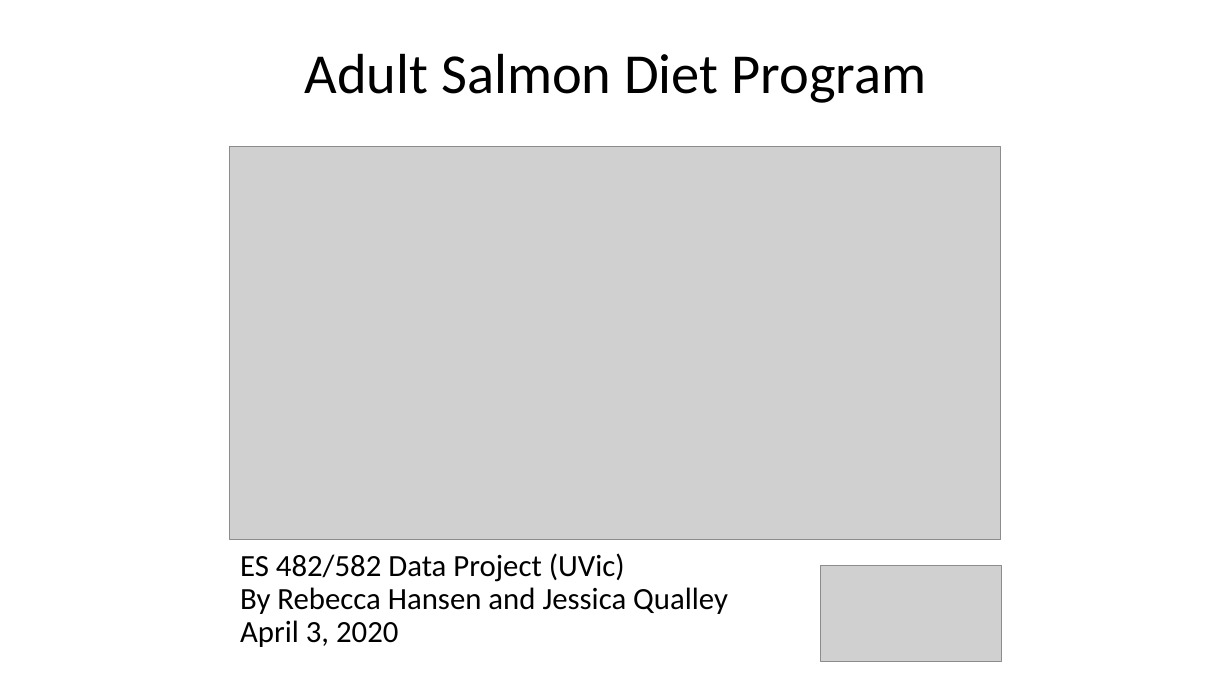
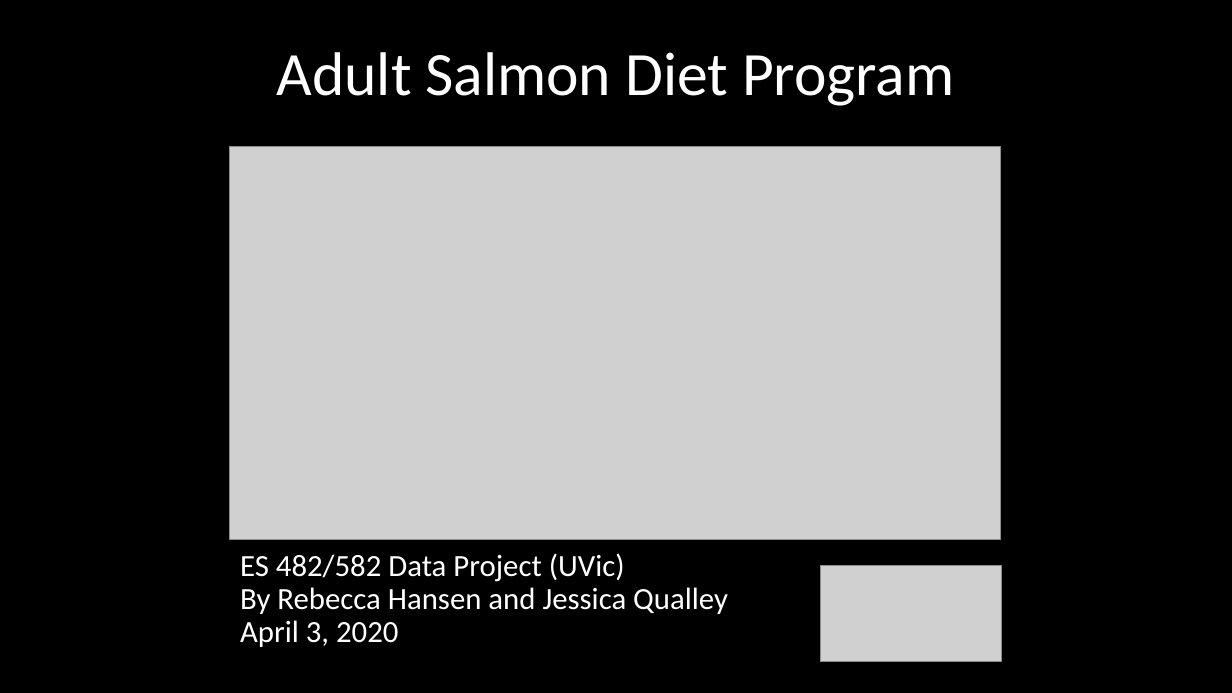
Before and after one commit to rghansen/ES482, a slide deck: slide 1 of ES data project presentation_salmon diet.pptx. Drawn at 1232x693 pixels with LibreOffice and Linux fonts; fonts in the diff are those of the drawing; grey boxes stand for pictures. Boxes give left, top, right and bottom in pixels: in the first picture for what was removed or moved away, otherwise in the second. Text is boxed around its words. In the diff, an @@ line names an element or a change of style, - is before the commit and + after.

```diff
--- a/ES data project presentation_salmon diet.pptx
+++ b/ES data project presentation_salmon diet.pptx
@@ background #FFFFFF to #000000 @@
@@ title "Adult Salmon Diet Program" at <box>277,52,954,106</box>: size 44 to 48 pt, text colour #000000 to #FFFFFF @@
@@ text "ES 482/582 Data Project (UVic) ..." at <box>240,553,728,647</box>: text colour #000000 to #FFFFFF @@
```
Also in this commit, not shown: 10 other slides changed.
